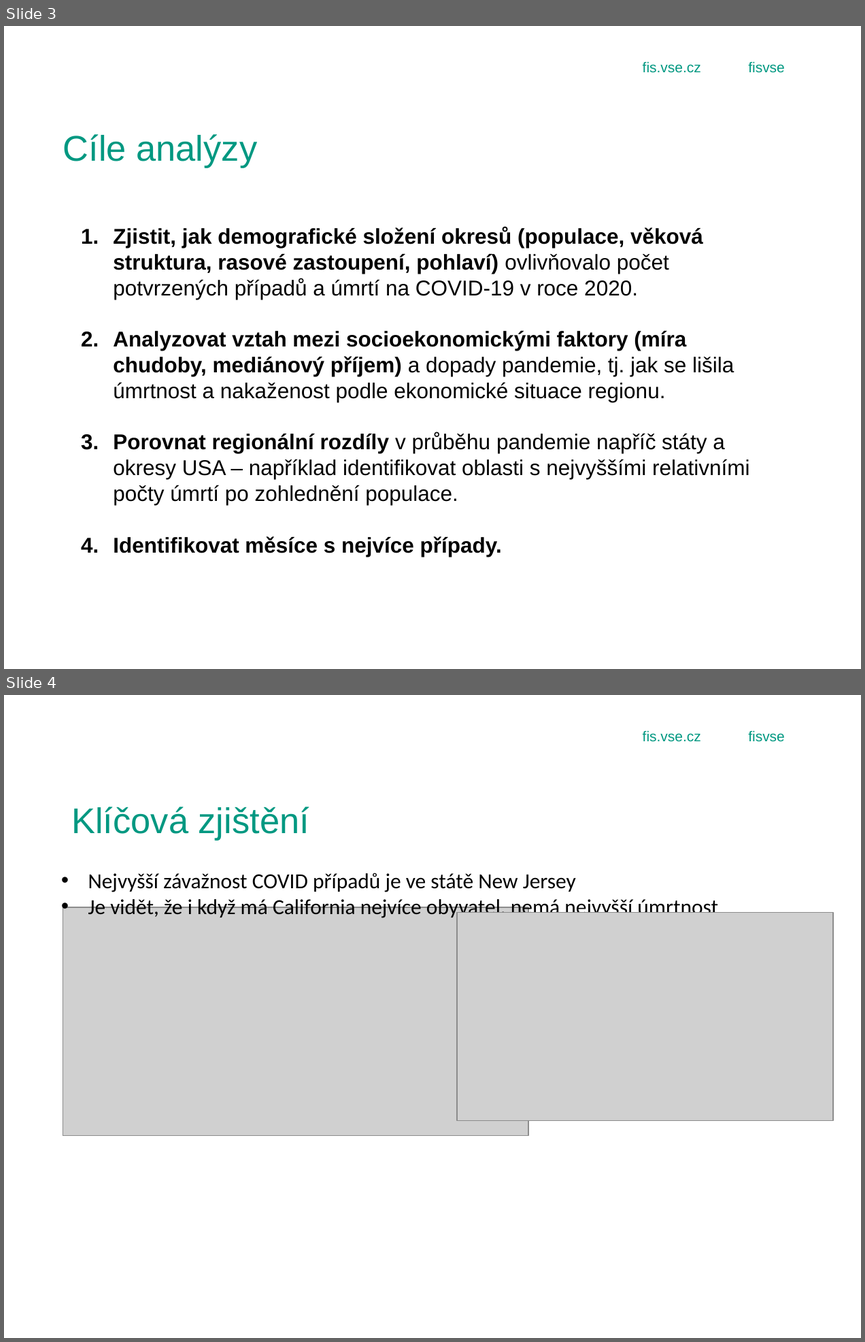
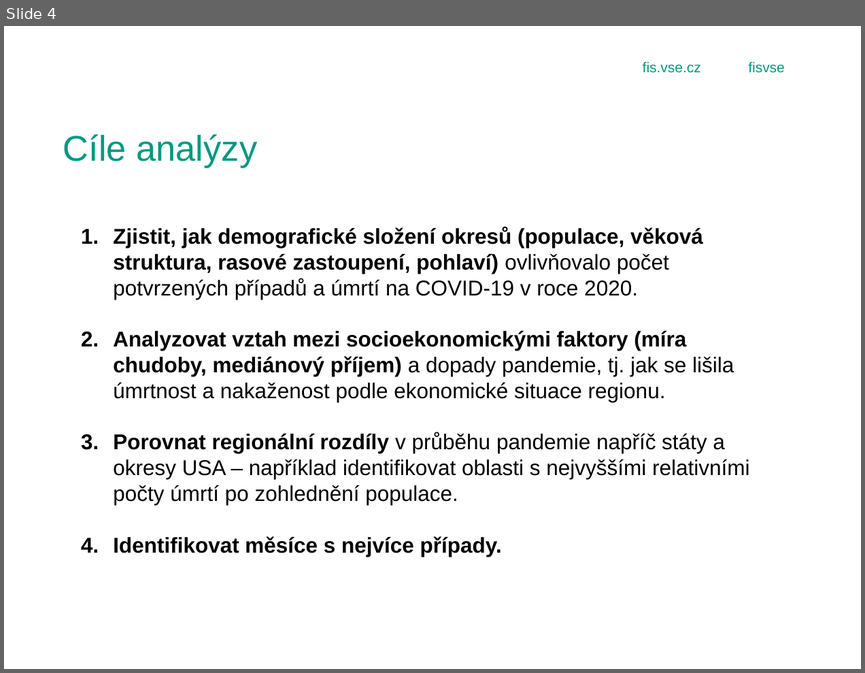
Before and after one commit to ursulastrudl/Projektovy_seminar, a slide deck: obhajoba.pptx. Shown one above the other, each under a label of ours: slides 3 and 4 before the commit, slide 4 after it. The pictures are 865x1342 and 865x673 pixels, drawn with LibreOffice and Linux fonts; fonts in the diff are those of the drawing; grey boxes stand for pictures; background and template pictures are left out. Boxes give left, top, right and bottom in pixels: in the first picture for what was removed or moved away, otherwise in the second. Text is boxed around its words. In the diff, an @@ line names an element or a change of style, - is before the commit and + after.

```diff
--- a/obhajoba.pptx
+++ b/obhajoba.pptx
@@ slide 4 removed at box(4, 695, 861, 1338), background picture (left out); not listed: 3 template elements that a slide beside it also shows @@
@@ title removed at box(71, 807, 309, 841) @@
-Klíčová zjištění
@@ text removed at box(88, 872, 718, 919) @@
-• Nejvyšší závažnost COVID případů je ve státě New Jersey
-• Je vidět, že i když má California nejvíce obyvatel, nemá nejvyšší úmrtnost
@@ picture removed at box(63, 907, 528, 1136) @@
@@ picture removed at box(458, 912, 834, 1120) @@
@@ what was slide 3 is now slide 4 @@
```
Also in this commit, not shown: 1 slide changed, 13 slides added, 2 other files.
